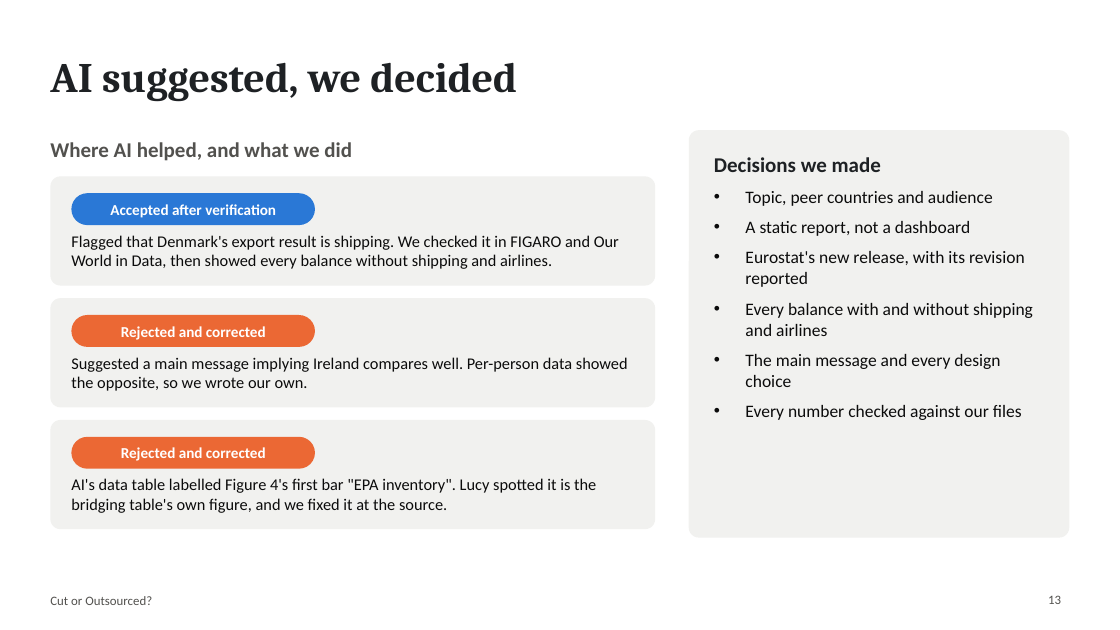
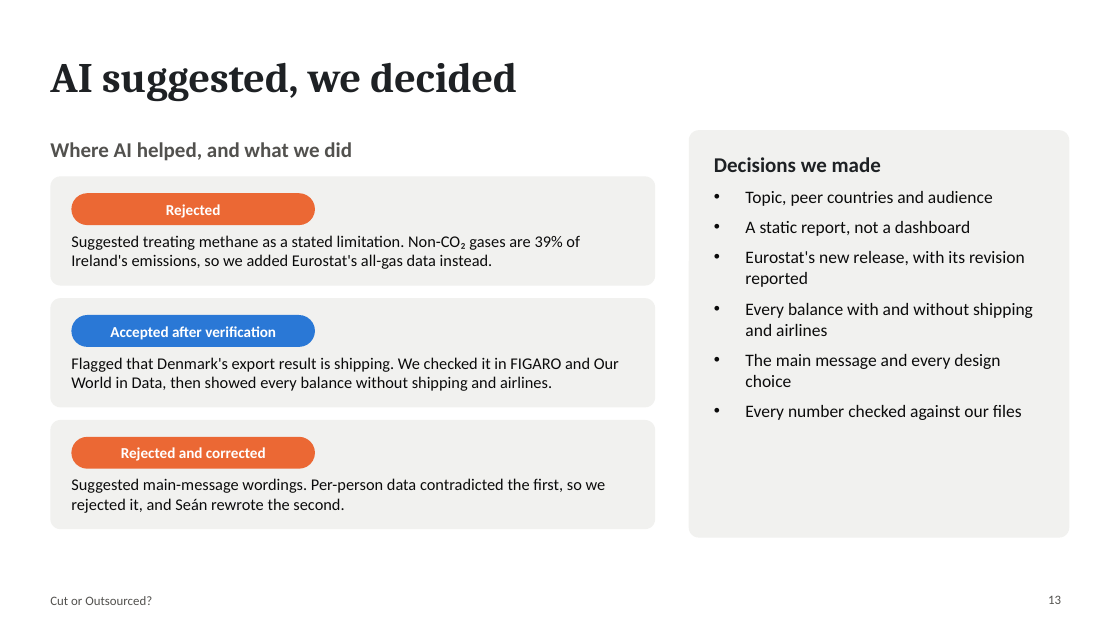
Before and after one commit to cgallagher-dev/cut-or-outsourced, a slide deck: slide 13 of deliverables/Cut or Outsourced (Presentation).pptx. Drawn at 1120x630 pixels with LibreOffice and Linux fonts; fonts in the diff are those of the drawing. Boxes give left, top, right and bottom in pixels: in the first picture for what was removed or moved away, otherwise in the second. Text is boxed around its words. In the diff, an @@ line names an element or a change of style, - is before the commit and + after.

Commit message:
Updated slide 13

```diff
--- a/deliverables/Cut or Outsourced (Presentation).pptx
+++ b/deliverables/Cut or Outsourced (Presentation).pptx
@@ rounded rectangle at (71,193,315,225): fill #2A78D6 to #EB6834 @@
@@ text at (166,204,221,218): text changed @@
-Accepted after verification
+Rejected
@@ text at (71,235,580,269): text changed @@
-Flagged that Denmark's export result is shipping. We checked it in FIGARO and Our World in Data, then showed every balance without shipping and airlines.
+Suggested treating methane as a stated limitation. Non-CO₂ gases are 39% of Ireland's emissions, so we added Eurostat's all-gas data instead.
@@ rounded rectangle at (71,315,315,347): fill #EB6834 to #2A78D6 @@
@@ text at (110,326,276,340): text changed @@
-Rejected and corrected
+Accepted after verification
@@ text at (71,357,619,391): text changed @@
-Suggested a main message implying Ireland compares well. Per-person data showed the opposite, so we wrote our own.
+Flagged that Denmark's export result is shipping. We checked it in FIGARO and Our World in Data, then showed every balance without shipping and airlines.
@@ text at (71,478,606,513): text changed @@
-AI's data table labelled Figure 4's first bar "EPA inventory". Lucy spotted it is the bridging table's own figure, and we fixed it at the source.
+Suggested main-message wordings. Per-person data contradicted the first, so we rejected it, and Seán rewrote the second.
```
Also in this commit, not shown: 1 other file.
